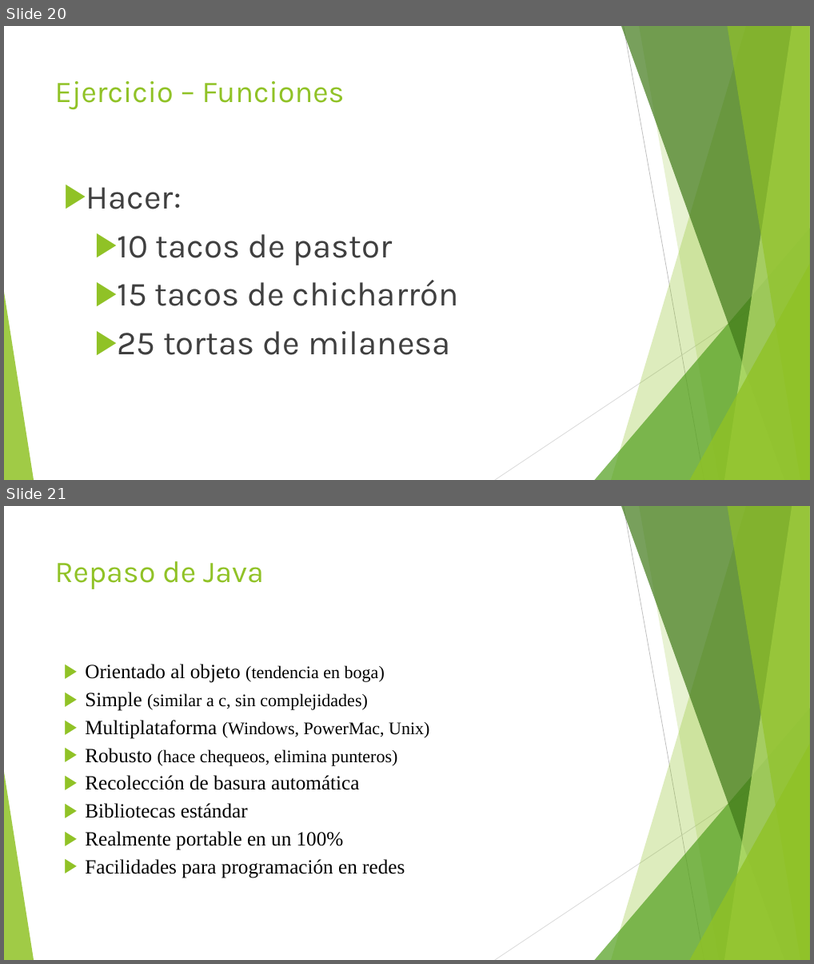
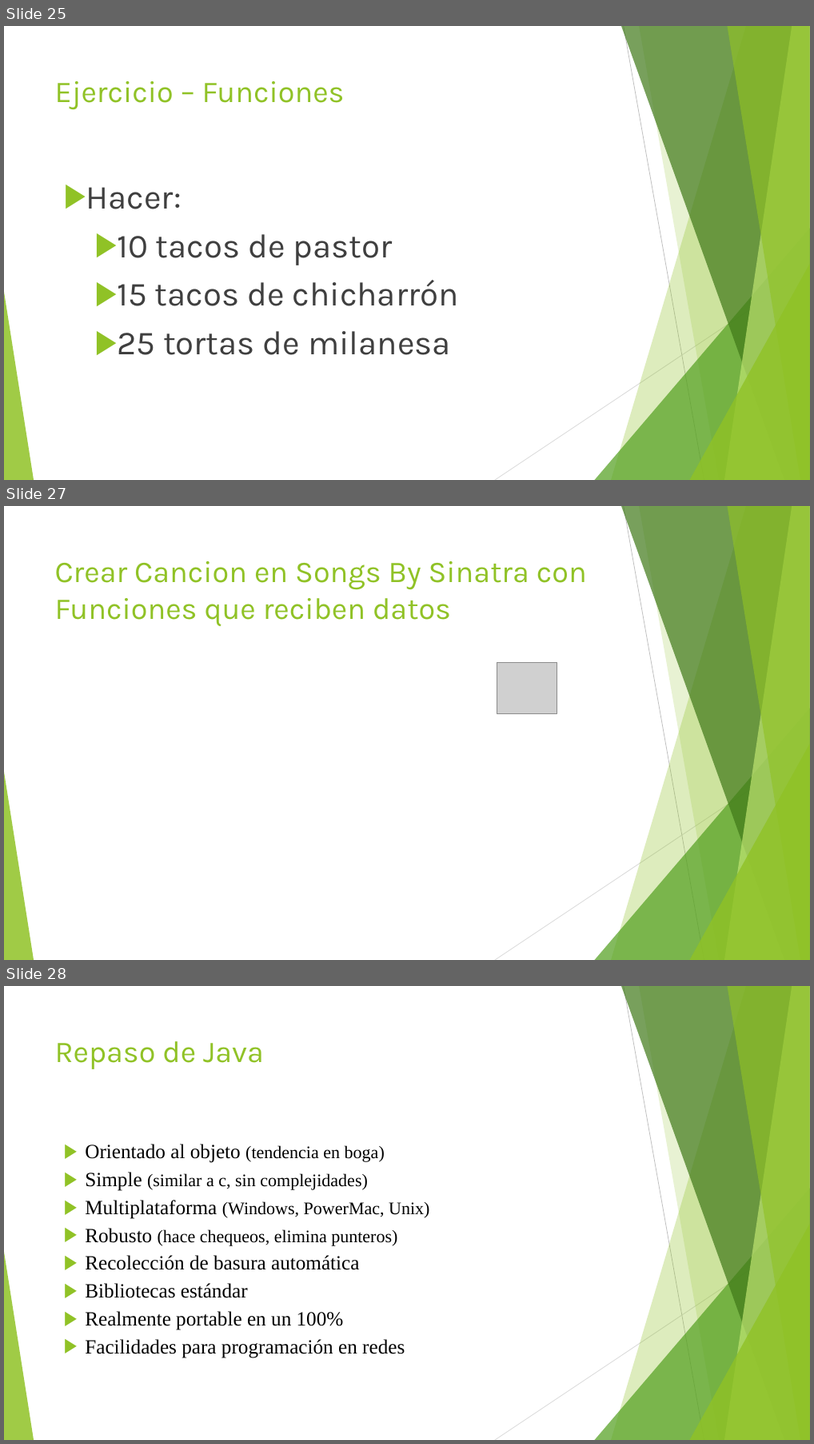
Before and after one commit to jomarnavarro/basicJava, a slide deck: Selenium, session 2.pptx. Shown one above the other, each under a label of ours: slides 20 and 21 before the commit, slides 25, 27 and 28 after it; the slides between them are not shown. The pictures are 814x964 and 814x1444 pixels, drawn with LibreOffice and Linux fonts; fonts in the diff are those of the drawing; grey boxes stand for pictures. Boxes give left, top, right and bottom in pixels: in the first picture for what was removed or moved away, otherwise in the second. Text is boxed around its words. In the diff, an @@ line names an element or a change of style, - is before the commit and + after.

```diff
--- a/Selenium, session 2.pptx
+++ b/Selenium, session 2.pptx
@@ slide 27 added at (x1=4, y1=506, x2=810, y2=960), background #FFFFFF; not listed: 10 template elements that a slide beside it also shows @@
@@ title added at (x1=55, y1=561, x2=587, y2=626), 36 pt, text #90C226 @@
+Crear Cancion en Songs By Sinatra con Funciones que reciben datos
@@ picture added at (x1=497, y1=662, x2=558, y2=713) @@
@@ what was slide 20 is now slide 25 @@
@@ what was slide 21 is now slide 28 @@
```
Also in this commit, not shown: 6 other slides added.
